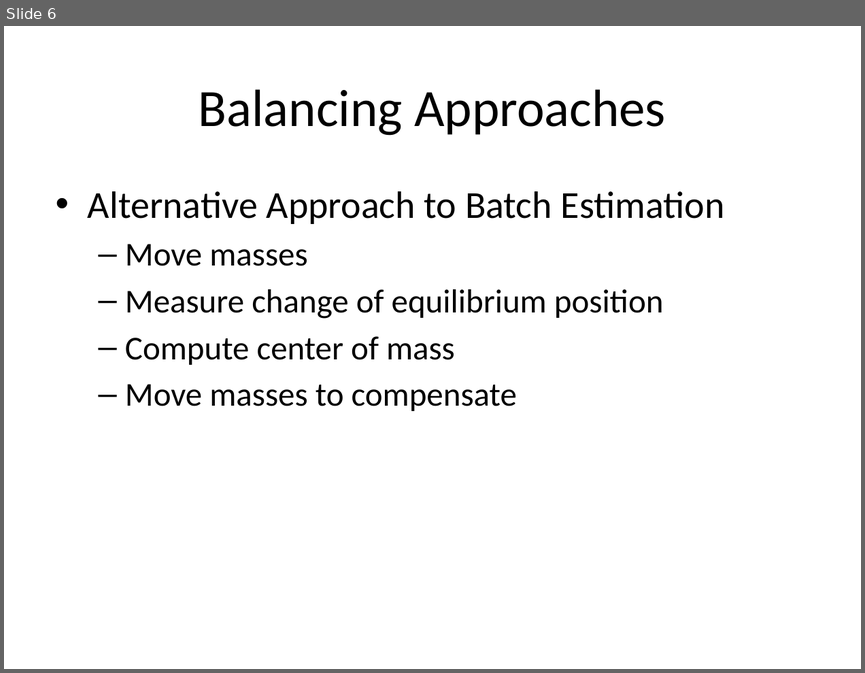
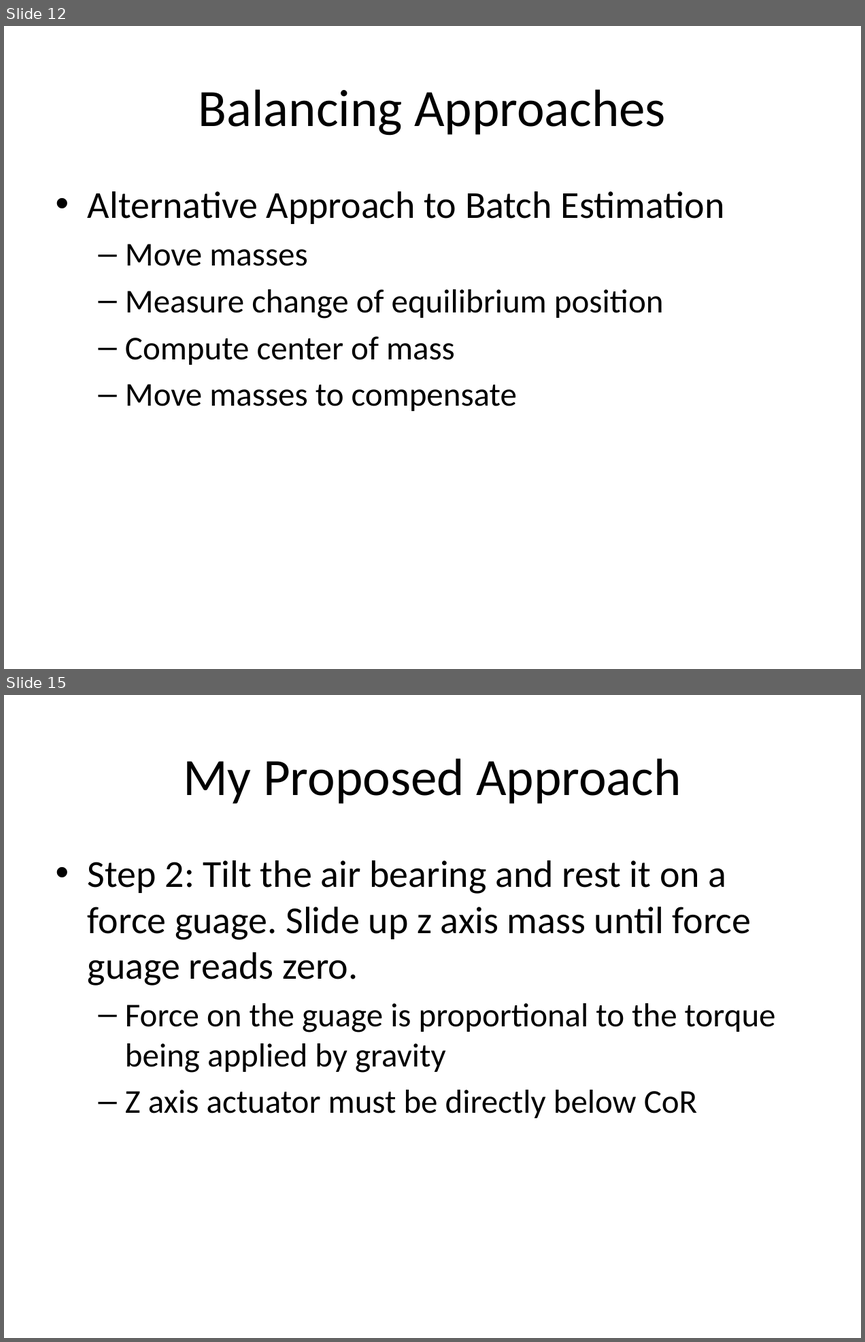
Before and after one commit to drivkin/Autobalance, a slide deck: presentations/balancer pres 1.pptx. Shown one above the other, each under a label of ours: slide 6 before the commit, slides 12 and 15 after it; the slides between them are not shown. The pictures are 865x673 and 865x1342 pixels, drawn with LibreOffice and Linux fonts; fonts in the diff are those of the drawing. Boxes give left, top, right and bottom in pixels: in the first picture for what was removed or moved away, otherwise in the second. Text is boxed around its words. In the diff, an @@ line names an element or a change of style, - is before the commit and + after.

```diff
--- a/presentations/balancer pres 1.pptx
+++ b/presentations/balancer pres 1.pptx
@@ slide 15 added at box(4, 695, 861, 1338), background #FFFFFF @@
@@ title added at box(183, 758, 681, 804), 44 pt, text #000000 @@
+My Proposed Approach
@@ text added at box(88, 860, 776, 1118), 28 pt, text #000000 @@
+• Step 2: Tilt the air bearing and rest it on a force guage. Slide up z axis mass until force guage reads zero.
+  – Force on the guage is proportional to the torque being applied by gravity
+  – Z axis actuator must be directly below CoR
@@ what was slide 6 is now slide 12 @@
```
Also in this commit, not shown: 4 slides changed, 12 other slides added, 1 slide removed, 12 other files.
